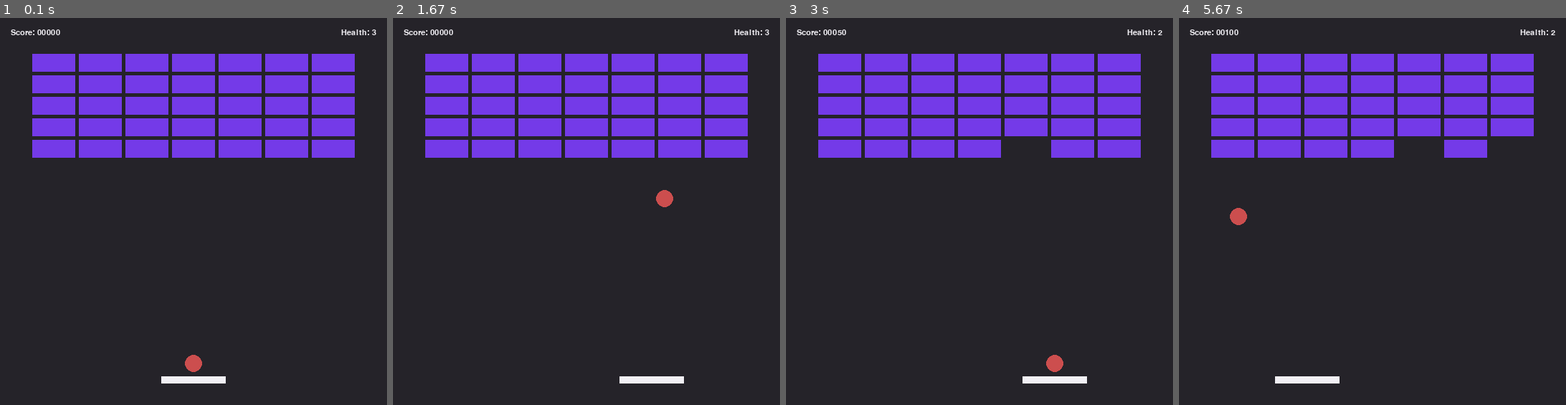
Above: before the commit, frames 1-4 (left to right).
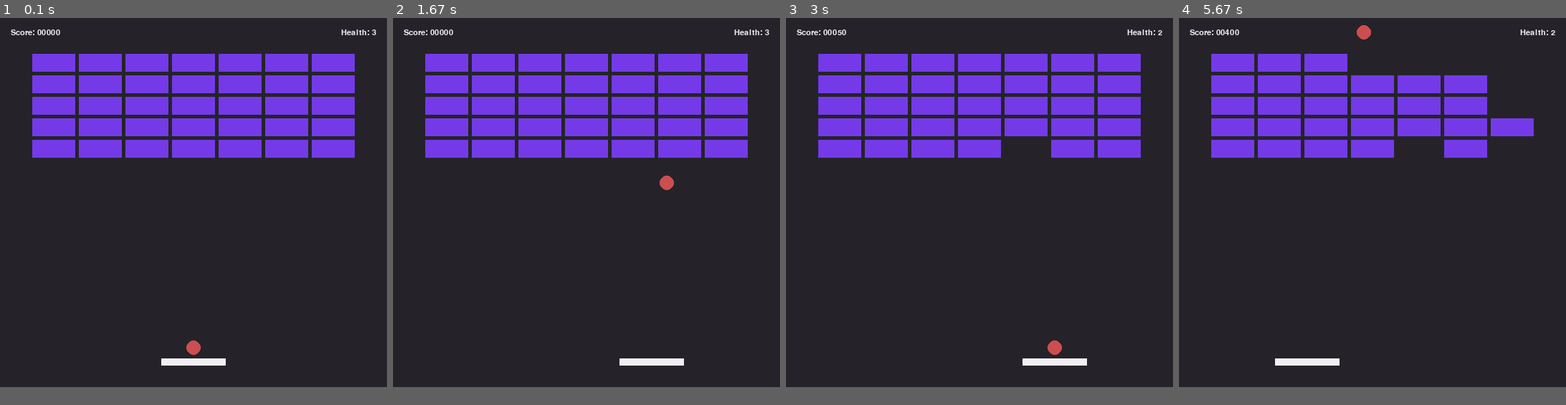
Above: after the commit, the same moments.

Repository: cwrlcarl/pygame-mini-games
Game: pygame game, started from brick-breaker/main.py
The game is run twice, just before and just after one commit, with the same random seed, the same clock (stepped at 60 frames per second) and the same inputs.
Inputs:
- Up to frame 1 (0.1 s): no input
- Up to frame 2 (1.67 s): hold Right 0.33-0.8 s; hold Right 0.83-1.3 s; tap Space at 0.9, 1.2, 1.4 s; hold Left from 1.33 s (still down)
- Up to frame 3 (3 s): tap Space at 1.7, 1.97, 2.27, 2.4, 2.7 s; release Left at 1.87 s; hold Left 1.9-2.3 s; hold Right 2.33-2.97 s
- Up to frame 4 (5.67 s): hold Left 3-3.47 s; tap Space at 3.07, 3.37, 3.57, 3.87, 4.07, 4.37, 4.57, 4.87, 5.13, 5.43, 5.57 s; hold Right 3.5-3.97 s; hold Right 4-4.47 s; hold Left 4.5-5.03 s; hold Left 5.07-5.47 s; hold Right from 5.5 s (still down)
In our replay, the window is 540x540 before the commit and 540x515 after it. These sizes can differ from the game's own. Grey fills any space a smaller window leaves; there, only what the larger window draws over its background counts as a difference.

The runs differ from the first frame. In frame 1, 0.8% of the frame differs, in the area x 41-59%, y 83-95%; in frame 2, 0.9%; in frame 3, 0.8%; in frame 4, 4.0%, in the area x 11-92%, y 1-95%.

Commit message:
Update screen height and ball size

Diff:
--- a/brick-breaker/settings.py
+++ b/brick-breaker/settings.py
@@ -4,7 +4,7 @@
 pygame.init()
 
 # window
-SCREEN_WIDTH, SCREEN_HEIGHT = 540, 540
+SCREEN_WIDTH, SCREEN_HEIGHT = 540, 515
 FPS = 60
 
 screen = pygame.display.set_mode((SCREEN_WIDTH, SCREEN_HEIGHT))
@@ -51,5 +51,5 @@
 PADDLE_SPEED = 7
 
 # ball
-BALL_SIZE = 25
+BALL_SIZE = 20
 BALL_OFFSET = 5
